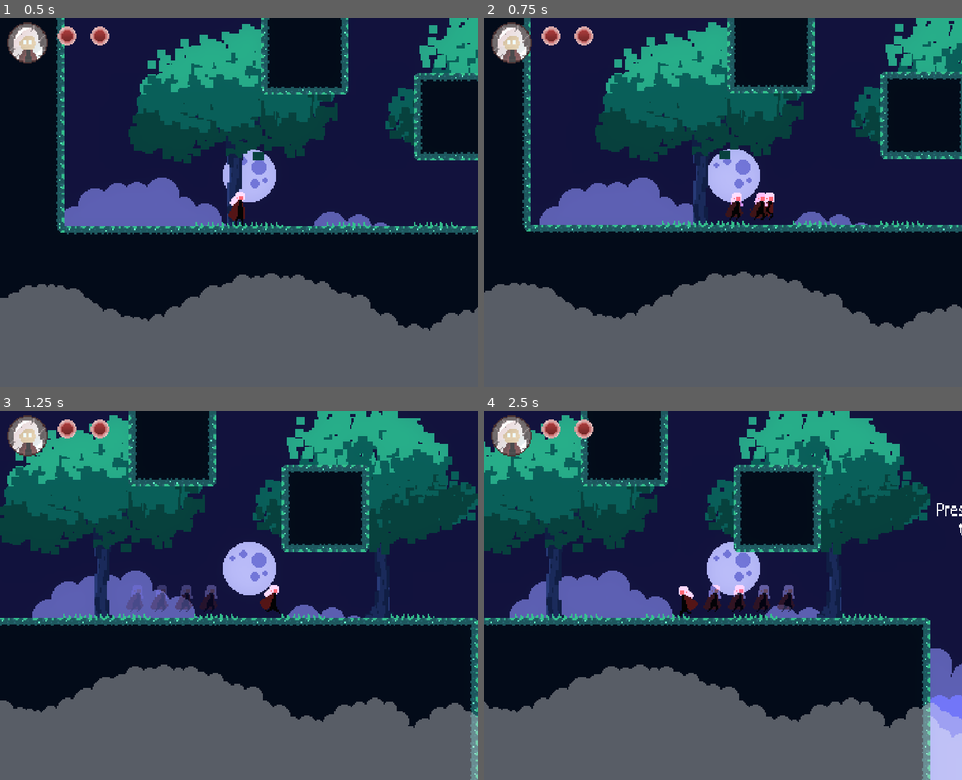
Above: before the commit, frames 1-4 (two rows, left to right).
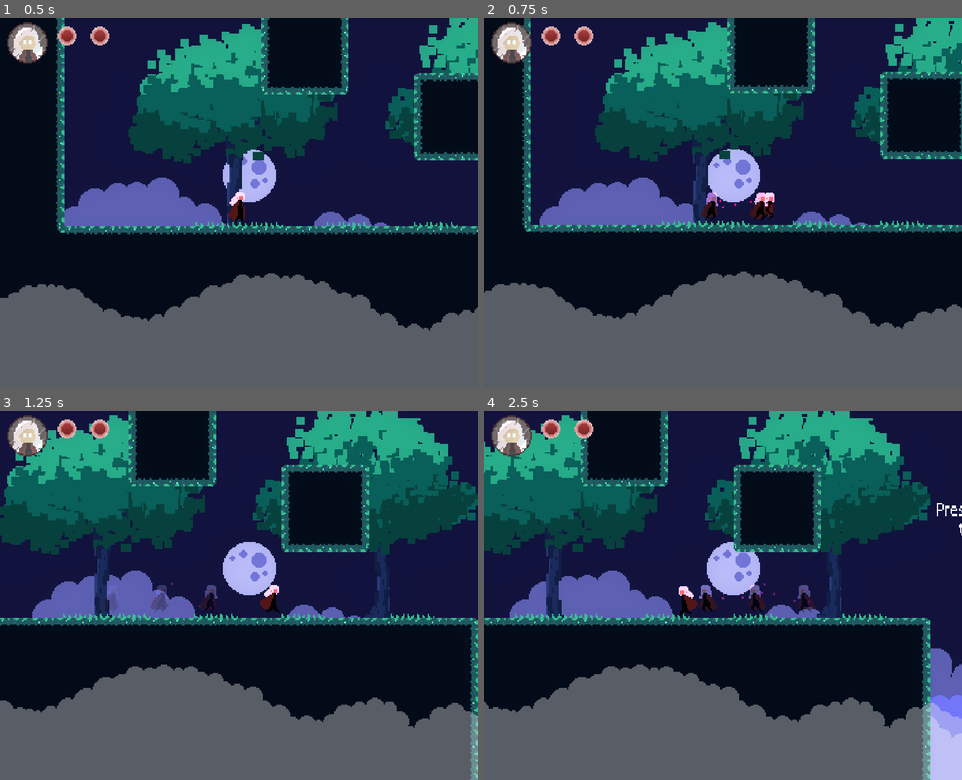
Above: after the commit, the same moments.

Repository: lpettenella/GodotGame
Game: Godot game, scene res://scenes/levels/level1.tscn
Same seed, same stepped clock (60 frames per second), same inputs: the game is played once before the commit and once after it.
Inputs:
- Up to frame 1 (0.5 s): no input
- Up to frame 2 (0.75 s): hold D (right) from 0.53 s (still down); tap Shift (dash) at 0.6 s
- Up to frame 3 (1.25 s): keep holding D (right); tap Space (jump) at 0.77 s
- Up to frame 4 (2.5 s): tap Z (attack) at 1.35 s; tap Space (jump) at 1.52 s; tap Shift (dash) at 1.55, 2.1 s; release D (right) at 2.03 s; hold A (left) from 2.03 s (still down)

Frame 1 is identical in both runs. In frame 2, 0.4% of the frame differs, in the area x 45-56%, y 47-55%; in frame 3, 0.3%; in frame 4, 1.0%, in the area x 45-69%, y 46-55%.

Commit message:
update: dash

Diff:
--- /dev/null
+++ b/scenes/particles/DashParticles.tscn
@@ -0,0 +1,24 @@
+[gd_scene load_steps=4 format=3 uid="uid://bicfy28m044pr"]
+
+[sub_resource type="Gradient" id="Gradient_82u7t"]
+colors = PackedColorArray(0.819608, 0.176471, 0.74902, 1, 1, 1, 1, 0)
+
+[sub_resource type="GradientTexture1D" id="GradientTexture1D_b3hm6"]
+gradient = SubResource("Gradient_82u7t")
+
+[sub_resource type="ParticleProcessMaterial" id="ParticleProcessMaterial_02a1r"]
+particle_flag_disable_z = true
+direction = Vector3(0, 0, 0)
+initial_velocity_min = 10.0
+initial_velocity_max = 50.0
+gravity = Vector3(0, 0, 0)
+scale_min = 7.0
+scale_max = 8.0
+color = Color(1, 0.647059, 0.827451, 1)
+color_ramp = SubResource("GradientTexture1D_b3hm6")
+
+[node name="GPUParticles2D" type="GPUParticles2D"]
+scale = Vector2(5, 5)
+emitting = false
+amount = 20
+process_material = SubResource("ParticleProcessMaterial_02a1r")
--- a/scenes/player/Player.tscn
+++ b/scenes/player/Player.tscn
@@ -1,7 +1,8 @@
-[gd_scene load_steps=129 format=3 uid="uid://bc22fmtpjf4qe"]
+[gd_scene load_steps=130 format=3 uid="uid://bc22fmtpjf4qe"]
 
 [ext_resource type="Texture2D" uid="uid://cot4tsdrr7ih4" path="res://sprite-sheet/character-animation-Sheet.png" id="1"]
 [ext_resource type="Script" path="res://script/player/Player.gd" id="2"]
+[ext_resource type="PackedScene" uid="uid://bicfy28m044pr" path="res://scenes/particles/DashParticles.tscn" id="2_05tkj"]
 [ext_resource type="PackedScene" uid="uid://pqp4p82f6ih2" path="res://scenes/player/Ghost.tscn" id="2_8vumg"]
 [ext_resource type="Script" path="res://script/state/StateMachine.gd" id="5_5in8h"]
 [ext_resource type="Script" path="res://script/player/states/PlayerAir.gd" id="6_1dmso"]
@@ -990,6 +991,9 @@
 wait_time = 0.2
 one_shot = true
 
+[node name="GhostTime" type="Timer" parent="."]
+wait_time = 0.1
+
 [node name="AttackComboDelay" type="Timer" parent="."]
 wait_time = 0.5
 one_shot = true
@@ -1023,9 +1027,6 @@
 wait_time = 0.2
 one_shot = true
 
-[node name="GhostTime" type="Timer" parent="."]
-wait_time = 0.05
-
 [node name="StateMachine" type="Node2D" parent="." node_paths=PackedStringArray("initial_state")]
 script = ExtResource("5_5in8h")
 initial_state = NodePath("Idle")
@@ -1065,6 +1066,9 @@
 
 [node name="Dash" type="Node2D" parent="StateMachine"]
 script = ExtResource("13_i4p2e")
+
+[node name="GPUParticles2D" parent="." instance=ExtResource("2_05tkj")]
+amount = 40
 
 [connection signal="animation_finished" from="AnimatedSprite2D" to="." method="_on_animated_sprite_2d_animation_finished"]
 [connection signal="body_entered" from="AttackArea" to="." method="_on_AttackArea_body_entered"]
@@ -1073,6 +1077,7 @@
 [connection signal="body_exited" from="FeetArea" to="." method="_on_FeetArea_body_exited"]
 [connection signal="timeout" from="DashDelay" to="." method="_on_dash_delay_timeout"]
 [connection signal="timeout" from="DashTime" to="." method="_on_dash_time_timeout"]
+[connection signal="timeout" from="GhostTime" to="." method="_on_ghost_time_timeout"]
 [connection signal="timeout" from="AttackComboDelay" to="." method="_on_AttackComboDelay_timeout"]
 [connection signal="timeout" from="AttackImpulse" to="." method="_on_AttackImpulse_timeout"]
 [connection signal="timeout" from="KnockbackTime" to="." method="_on_KnockbackTime_timeout"]
@@ -1080,4 +1085,3 @@
 [connection signal="timeout" from="InvicibilityFrames" to="." method="_on_InvicibilityFrames_timeout"]
 [connection signal="timeout" from="DeathTime" to="." method="_on_DeathTime_timeout"]
 [connection signal="timeout" from="ShootDelay" to="." method="_on_ShootDelay_timeout"]
-[connection signal="timeout" from="GhostTime" to="." method="_on_ghost_time_timeout"]
--- a/script/player/Ghost.gd
+++ b/script/player/Ghost.gd
@@ -3,9 +3,10 @@
 func _ready():
 	ghosting()
 
-func set_property(tx_pos, tx_scale):
+func set_property(tx_pos, tx_scale, direction):
 	position = tx_pos
 	scale = tx_scale
+	flip_h = direction != 1
 
 func ghosting():
 	var tween_fade = get_tree().create_tween()
--- a/script/player/Player.gd
+++ b/script/player/Player.gd
@@ -3,7 +3,7 @@
 
 @export var max_health = 7
 @export var bullet : PackedScene
-@export var dash_fx : PackedScene
+#@export var dash_fx : PackedScene
 @export var ghost : PackedScene
 
 @onready var health = max_health
@@ -63,7 +63,7 @@
 
 func add_ghost():
 	var ghost = ghost.instantiate()
-	ghost.set_property(position, $AnimatedSprite2D.scale)
+	ghost.set_property(position, $AnimatedSprite2D.scale, facing)
 	get_tree().current_scene.add_child(ghost)
 
 func is_on_wall_check():
--- a/script/player/states/PlayerDash.gd
+++ b/script/player/states/PlayerDash.gd
@@ -4,6 +4,7 @@
 var dash_vector = Vector2(1,1).normalized()
 var dash_time : Timer
 var ghost_time : Timer
+var dash_fx
 
 func enter(_msg := {}):
 	animated_sprite.play("dash")
@@ -16,6 +17,11 @@
 
 	ghost_time = player.get_node("GhostTime")
 	ghost_time.start()
+
+	player.add_ghost()
+
+	dash_fx = player.get_node("GPUParticles2D")
+	dash_fx.emitting = true
 
 func physics_update(_delta: float):
 	if dash_time.time_left == 0:
@@ -34,3 +40,4 @@
 func exit():
 	ghost_time.stop()
 	player.velocity.y = lerp(player.velocity.y, 0.0, 0.5)
+	dash_fx.emitting = false
